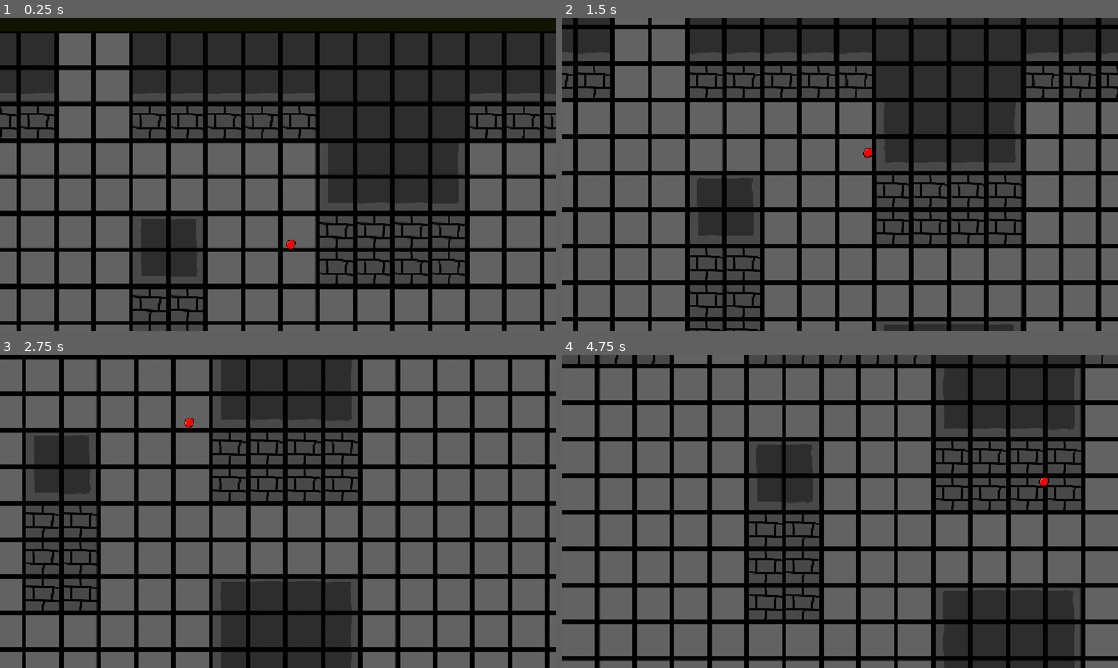
Above: before the commit, frames 1-4 (two rows, left to right).
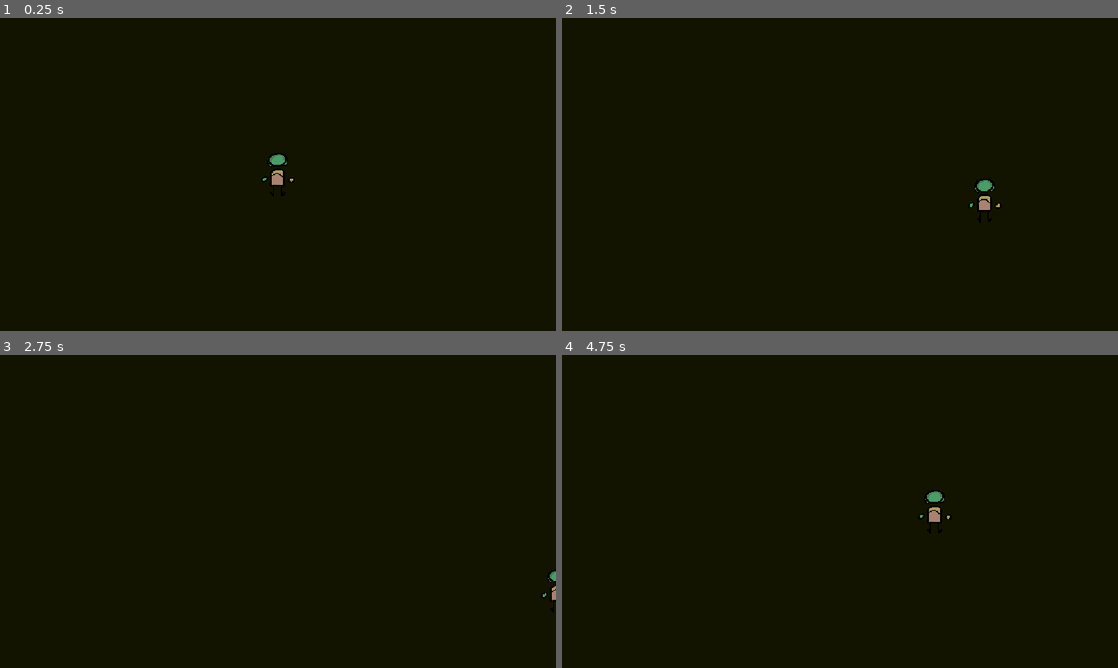
Above: after the commit, the same moments.

Repository: TheSoupIsHere/Game-Jam-Project
Game: Godot game, scene res://Scenes/main.tscn
The game is run twice, just before and just after one commit, with the same random seed, the same clock (stepped at 60 frames per second) and the same inputs. Before the commit the project starts from res://Scenes/testing.tscn.
Inputs (mouse positions are in pixels of both pictures, inside the frame that each line leads up to):
- Up to frame 1 (0.25 s): no input
- Up to frame 2 (1.5 s): tap Enter at 0.5 s; move the mouse to (962, 158) at 0.52 s; hold D (ui_right) 0.53-1.28 s; hold Shift (Shift) 0.53-1.28 s; click (962, 158) at 0.67 s; move the mouse to (728, 190) at 1.27 s; hold S (ui_down) from 1.28 s (still down); tap Shift (Shift) at 1.35 s
- Up to frame 3 (2.75 s): move the mouse to (333, 442) at 2.02 s; release S (ui_down) at 2.03 s; hold D (ui_right) from 2.03 s (still down); hold Shift (Shift) from 2.03 s (still down)
- Up to frame 4 (4.75 s): move the mouse to (812, 574) at 2.77 s; release D (ui_right) at 2.78 s; release Shift (Shift) at 2.78 s; hold W (ui_up) 2.78-3.53 s; tap Shift (Shift) at 2.85, 4.35 s; click (812, 574) at 2.92 s; move the mouse to (1006, 558) at 3.52 s; hold Shift (Shift) 3.53-4.28 s; hold A (ui_left) from 3.53 s (still down); move the mouse to (673, 464) at 4.27 s

The runs differ from the first frame. In frame 1, 71% of the frame differs, in the area x 0-100%, y 4-100%; in frame 2, 74%; in frame 3, 75%; in frame 4, 76%, in the area x 0-100%, y 0-100%.

Commit message:
made the stamina work

Diff:
--- a/Scenes/main.tscn
+++ b/Scenes/main.tscn
@@ -144,11 +144,15 @@
 scale = Vector2(0.13, 0.15999998)
 sprite_frames = SubResource("SpriteFrames_v1u5u")
 animation = &"Up Walk"
-frame_progress = 0.9700517
+frame_progress = 0.5913383
 
 [node name="PlayerHitbox" type="CollisionShape2D" parent="Player" unique_id=1680076149]
 position = Vector2(-1.5558385, -16.999939)
 shape = SubResource("CapsuleShape2D_jva71")
+
+[node name="sprint cd" type="Timer" parent="Player" unique_id=744842419]
+wait_time = 3.0
+one_shot = true
 
 [node name="Map Loader" type="Node2D" parent="." unique_id=112547903]
 script = ExtResource("3_8gbba")
@@ -160,3 +164,5 @@
 
 [node name="Node" type="Node" parent="." unique_id=1743536054]
 script = ExtResource("4_jjvhh")
+
+[connection signal="timeout" from="Player/sprint cd" to="Player" method="_on_sprint_cd_timeout"]
--- a/Scripts/player.gd
+++ b/Scripts/player.gd
@@ -1,23 +1,39 @@
 extends CharacterBody2D
+
+@onready var sprint_cd = $"sprint cd"
 
 var speed = 1000
 var stamina = 100
 var current_level = 1
+var sprint_disabled: bool = false
 
 func _physics_process(delta):
 	var input_dir = Input.get_vector("ui_left", "ui_right", "ui_up", "ui_down")
-	if Input.is_action_pressed("shift") and stamina > 0:
+	var is_shift : bool = Input.is_action_pressed("Shift")
+
+	if is_shift and stamina > 0 and not sprint_disabled:
 		speed = 2000
-		stamina -= 1 / delta
+		stamina -= 10 * delta
+
 	else:
-		stamina += 2 / delta
+		if stamina < 0 and not sprint_disabled:
+			sprint_disabled = true
+			sprint_cd.start()
+			print("DISABLED")
+
+		speed = 1000
+		if stamina < 100:
+			stamina += 20 * delta
+		else:
+			stamina = 100
 	velocity = input_dir * speed
-
-
-
 
 	move_and_slide()
 
 func new_level():
 	current_level += 1
 	get_tree().reload_current_scene()
+
+func _on_sprint_cd_timeout() -> void:
+	sprint_disabled = false
+	print("ENABLED")
--- a/project.godot
+++ b/project.godot
@@ -11,7 +11,7 @@
 [application]
 
 config/name="Game Jam Project"
-run/main_scene="uid://bkiobmx1bybxd"
+run/main_scene="uid://b0peeglf2f61b"
 config/features=PackedStringArray("4.7", "GL Compatibility")
 config/icon="res://icon.svg"
 
